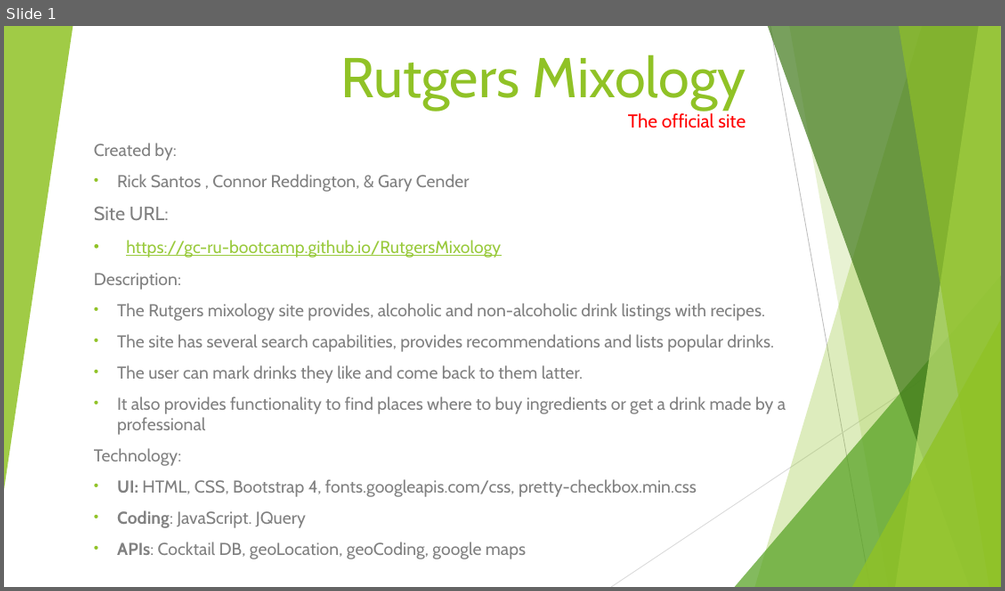
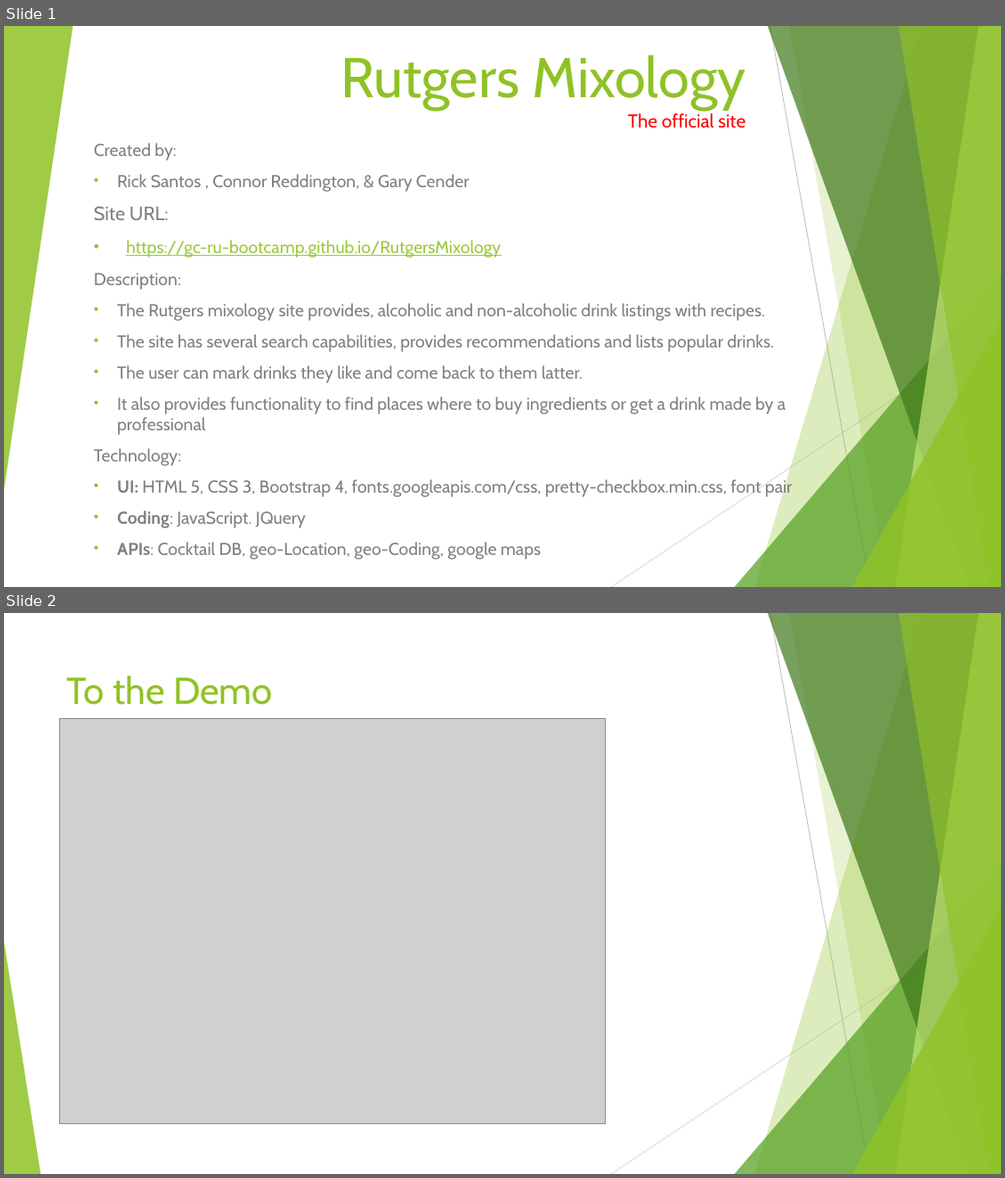
Before and after one commit to GC-RU-bootcamp/RutgersMixology, a slide deck: Rutgers Mixology overview.pptx. Shown one above the other, each under a label of ours: slide 1 before the commit, slides 1 and 2 after it. The pictures are 1005x591 and 1005x1178 pixels, drawn with LibreOffice and Linux fonts; fonts in the diff are those of the drawing; grey boxes stand for pictures. Boxes give left, top, right and bottom in pixels: in the first picture for what was removed or moved away, otherwise in the second. Text is boxed around its words. In the diff, an @@ line names an element or a change of style, - is before the commit and + after.

Commit message:
powerpoint update

```diff
--- a/Rutgers Mixology overview.pptx
+++ b/Rutgers Mixology overview.pptx
@@ slide 2 added at (4, 613, 1001, 1174), background #FFFFFF; not listed: 9 template elements that a slide beside it also shows @@
@@ title added at (67, 675, 273, 705), 36 pt, text #90C226 @@
+To the Demo
@@ picture added at (59, 718, 606, 1124) @@
@@ triangle added at (4, 941, 40, 1174), fill #90C226 at 85% opacity @@
@@ slide 1 changed as well @@
@@ subtitle at (117, 479, 792, 497): text changed @@
-• UI: HTML, CSS, Bootstrap 4, fonts.googleapis.com/css, pretty-checkbox.min.css
+• UI: HTML 5, CSS 3, Bootstrap 4, fonts.googleapis.com/css, pretty-checkbox.min.css, font pair
@@ subtitle at (117, 541, 541, 559): text changed @@
-• APIs: Cocktail DB, geoLocation, geoCoding, google maps
+• APIs: Cocktail DB, geo-Location, geo-Coding, google maps
```
